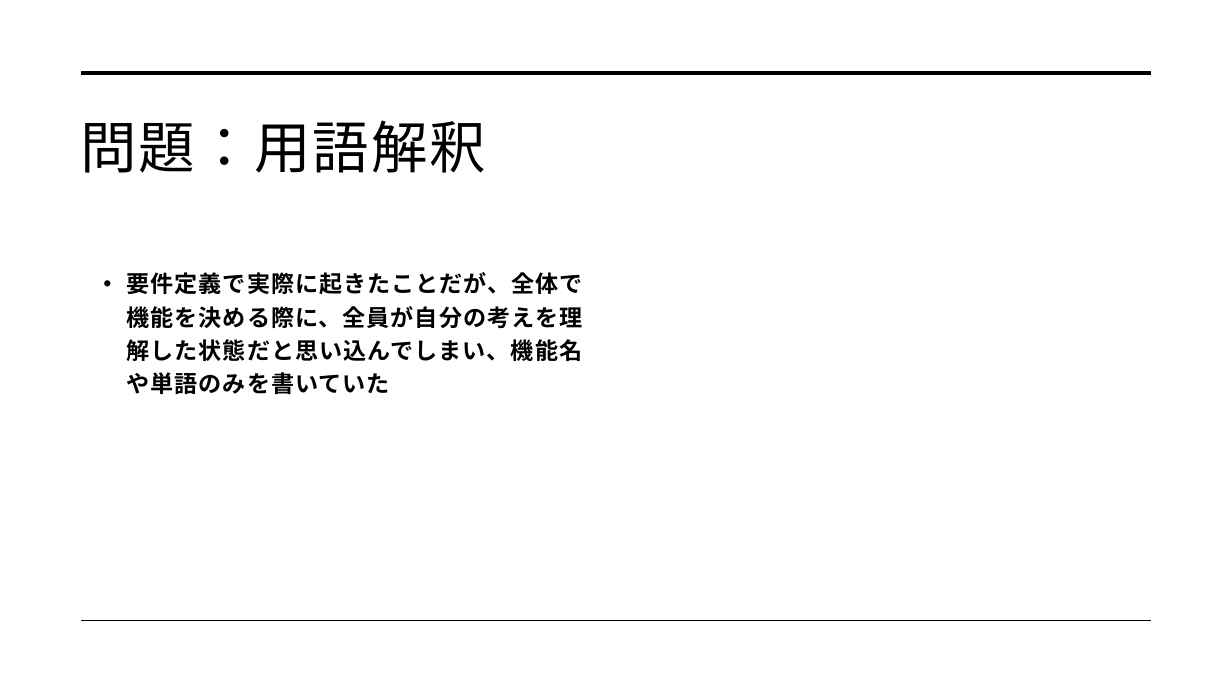
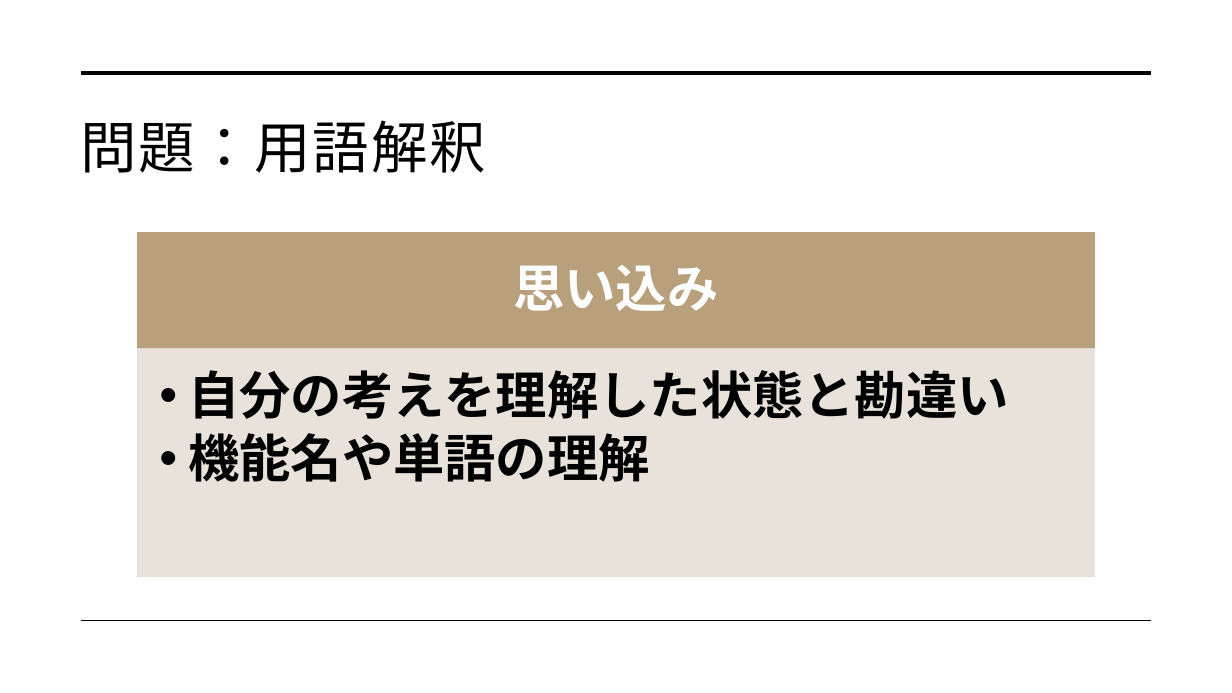
Before and after one commit to dojo2022/C-3, a slide deck: slide 37 of C-3_配布資料/0630_C3_発表資料.pptx. Drawn at 1232x693 pixels with LibreOffice and Linux fonts; fonts in the diff are those of the drawing. Boxes give left, top, right and bottom in pixels: in the first picture for what was removed or moved away, otherwise in the second. Text is boxed around its words. In the diff, an @@ line names an element or a change of style, - is before the commit and + after.

```diff
--- a/C-3_配布資料/0630_C3_発表資料.pptx
+++ b/C-3_配布資料/0630_C3_発表資料.pptx
@@ text removed at [127,272,583,394] @@
-• 要件定義で実際に起きたことだが、全体で機能を決める際に、全員が自分の考えを理解した状態だと思い込んでしまい、機能名や単語のみを書いていた
@@ group added at [138,233,1094,576]: 2 rectangles, 2 texts @@
+思い込み
+  • 自分の考えを理解した状態と勘違い
+  • 機能名や単語の理解
```
Also in this commit, not shown: 4 other slides changed, 1 slide added, 1 slide removed.
